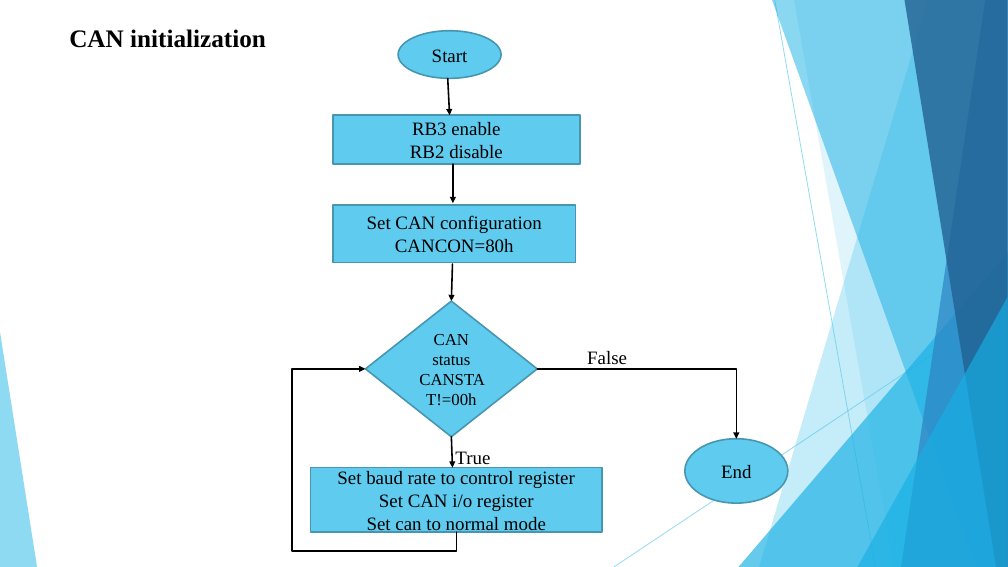
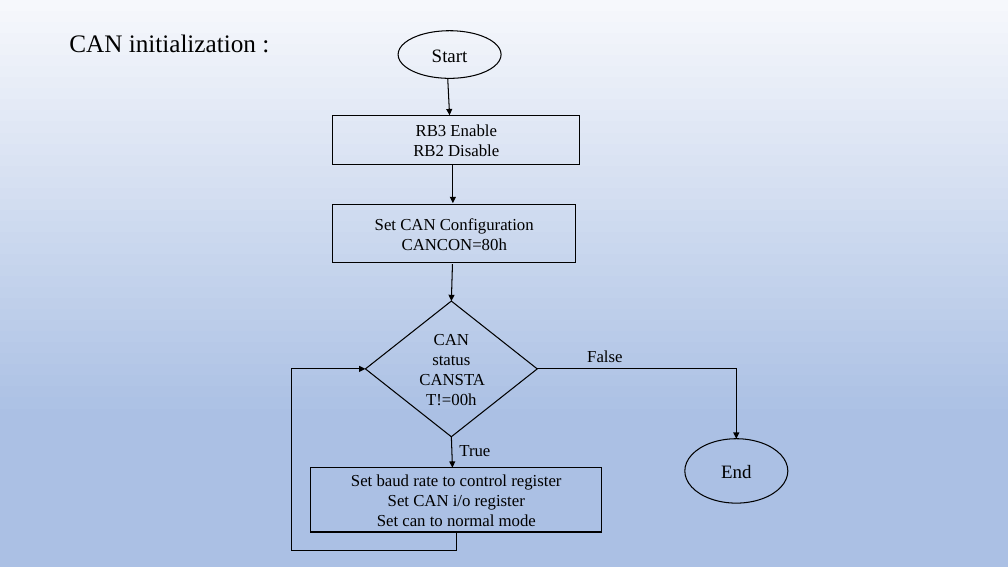
Before and after one commit to SKUP-BATCH4/TEAM-1_WIPER-AND-WASHER, a slide deck: slide 10 of WIPER_AND_WASHER10.pptx (slide 8 before the commit). Drawn at 1008x567 pixels with LibreOffice and Linux fonts; fonts in the diff are those of the drawing. Boxes give left, top, right and bottom in pixels: in the first picture for what was removed or moved away, otherwise in the second. Text is boxed around its words. In the diff, an @@ line names an element or a change of style, - is before the commit and + after.

```diff
--- a/WIPER_AND_WASHER10.pptx
+++ b/WIPER_AND_WASHER10.pptx
@@ background #FFFFFF to gradient #F6F8FC to #ABC0E4 to #C7D5ED @@
@@ title "CAN initialization :" at [69, 34, 256, 53]: vertical alignment top to middle @@
@@ title at [69, 34, 256, 53]: text changed; bold off @@
-CAN initialization
+CAN initialization :
@@ arrow (448, 79) - (450, 115): stroke #000000 1.5 pt to #000000 1 pt @@
@@ text in rectangle at [413, 124, 499, 156]: text changed; size 18 to 16 pt @@
-RB3 enable
-RB2 disable
+RB3 Enable
+RB2 Disable
@@ arrow (453, 164) - (453, 203): stroke #000000 1.5 pt to #000000 1 pt @@
@@ text in rectangle at [375, 218, 534, 234]: text changed; size 18 to 16 pt @@
-Set CAN configuration
+Set CAN Configuration
@@ text in rectangle at [402, 238, 507, 250]: size 18 to 16 pt in "CANCON=80h" @@
@@ arrow (453, 264) - (451, 301): stroke #000000 1.5 pt to #000000 1 pt @@
@@ fill #5FCBEF to none; outline #4696B1 1.5 pt to #000000 1 pt in 5 elements at [399, 31, 501, 79], [333, 115, 580, 164], [333, 205, 575, 262], [685, 439, 788, 503], [365, 301, 537, 436] @@
@@ group removed at [0, 0, 1008, 567]: 5 freeform shapes, 3 triangles, 2 lines @@
@@ text in diamond at [426, 334, 476, 405]: text changed @@
-CAN status CANSTAT!=00h
+CAN status
+CANSTAT!=00h
@@ text "False" at [587, 350, 622, 362]: size 18 to 16 pt @@
@@ elbow arrow (457, 532) - (365, 369): stroke #000000 1.5 pt to #000000 1 pt @@
@@ elbow arrow (538, 369) - (737, 439): stroke #000000 1.5 pt to #000000 1 pt @@
@@ arrow (451, 437) - (453, 468): stroke #000000 1.5 pt to #000000 1 pt @@
@@ text "True" at [459, 445, 490, 456]: size 18 to 16 pt @@
@@ rectangle "Set baud rate to control ..." at [311, 468, 602, 532]: size 18 to 16 pt; fill #5FCBEF to none; outline #4696B1 1.5 pt to #000000 1 pt @@
```
Also in this commit, not shown: 12 other slides changed, 3 slides added.
